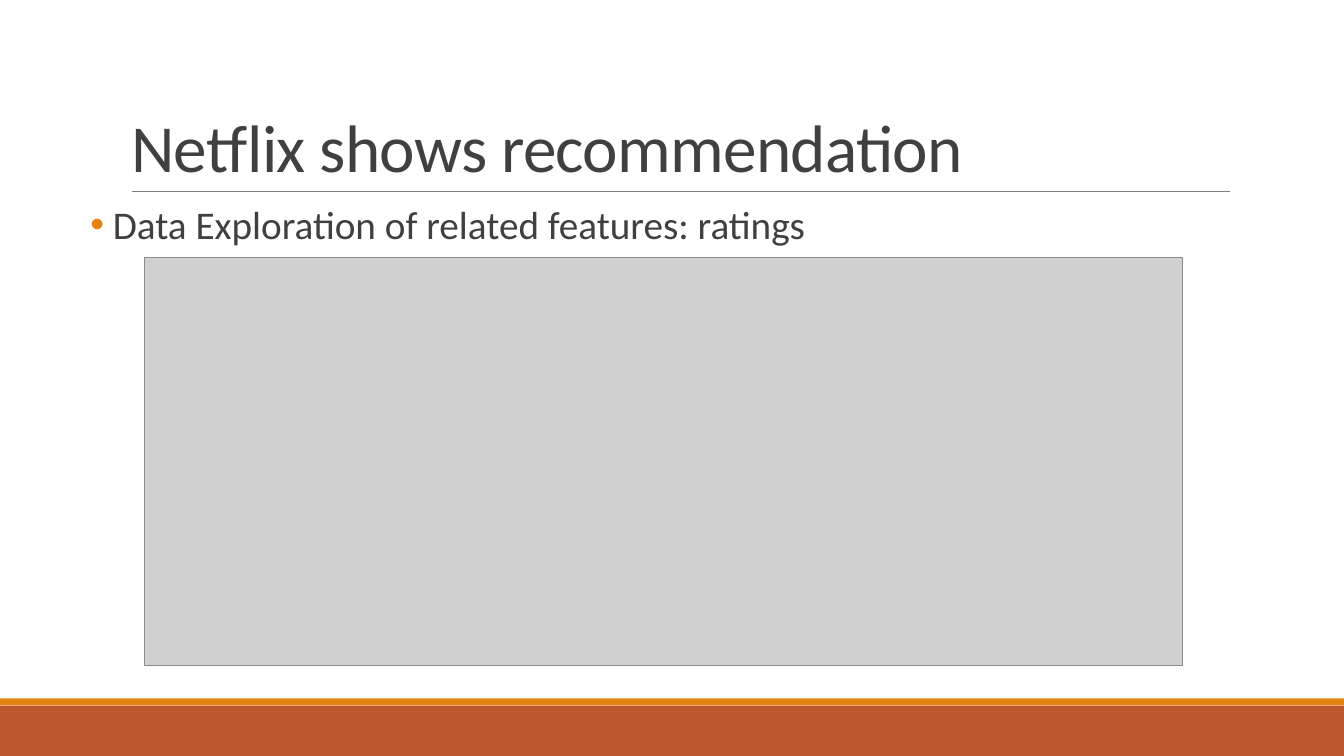
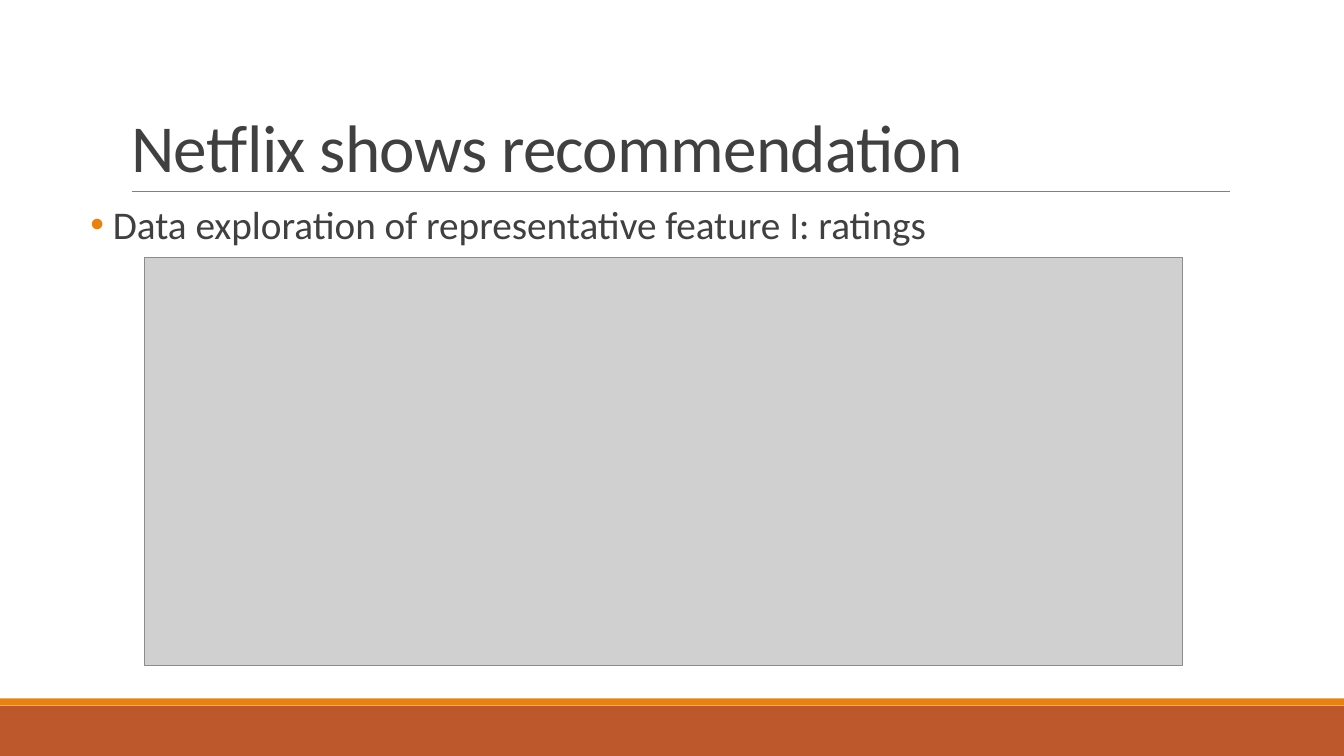
Before and after one commit to eegshou/proj5, a slide deck: slide 4 of Presentation_project5.pptx. Drawn at 1344x756 pixels with LibreOffice and Linux fonts; fonts in the diff are those of the drawing; grey boxes stand for pictures. Boxes give left, top, right and bottom in pixels: in the first picture for what was removed or moved away, otherwise in the second. Text is boxed around its words. In the diff, an @@ line names an element or a change of style, - is before the commit and + after.

```diff
--- a/Presentation_project5.pptx
+++ b/Presentation_project5.pptx
@@ text at [113,211,925,246]: text changed @@
-• Data Exploration of related features: ratings
+• Data exploration of representative feature I: ratings
```
Also in this commit, not shown: 7 other slides changed, 1 slide removed, 1 other file.
